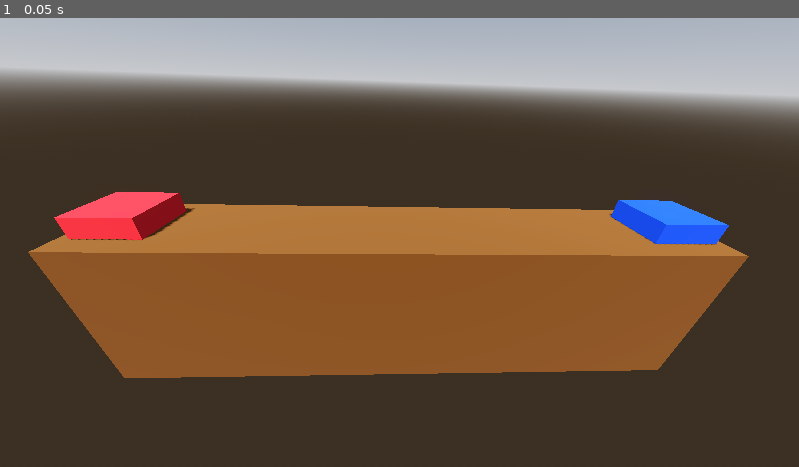
Above: before the commit, frame 1.
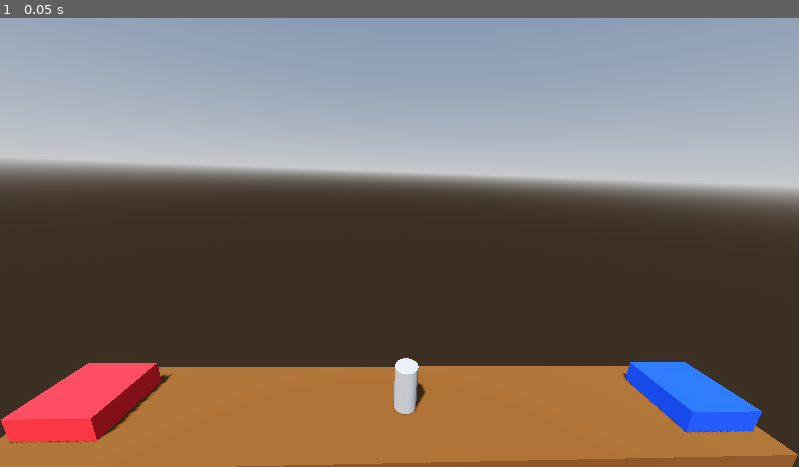
Above: after the commit, the same moment.

Repository: thisguymartin/ProjectBoost
Game: Godot game, scene res://Level.tscn
Two runs of this game, one before a commit and one after it. Both use one fixed random seed, a clock stepped at 60 frames per second and the inputs below. This scene is started directly instead of the project's main scene.
Inputs:
- Up to frame 1 (0.05 s): no input

The runs differ from the first frame. In frame 1, 88% of the frame differs, in the area x 0-100%, y 0-100%.

Commit message:
chore: add child componnet

Diff:
--- a/Level.tscn
+++ b/Level.tscn
@@ -1,4 +1,6 @@
-[gd_scene load_steps=7 format=3 uid="uid://cfxc5nwgyoiqd"]
+[gd_scene load_steps=8 format=3 uid="uid://cfxc5nwgyoiqd"]
+
+[ext_resource type="PackedScene" uid="uid://bkwkl4n2s3fd7" path="res://player.tscn" id="1_w4myg"]
 
 [sub_resource type="ProceduralSkyMaterial" id="ProceduralSkyMaterial_btymt"]
 sky_horizon_color = Color(0.64625, 0.65575, 0.67075, 1)
@@ -50,5 +52,8 @@
 material = SubResource("StandardMaterial3D_ub5cw")
 
 [node name="Camera3D" type="Camera3D" parent="."]
-transform = Transform3D(-0.998775, 0.00774902, 0.0488636, 0.0313616, 0.863036, 0.504169, -0.0382642, 0.505084, -0.862222, 1.06271, 6.20249, -12.1361)
+transform = Transform3D(-0.998279, 0.0227137, 0.0540677, 0.0354925, 0.967933, 0.24869, -0.0466852, 0.250181, -0.967073, 1.063, 10, -10)
 fov = 78.2633
+
+[node name="Player" parent="." instance=ExtResource("1_w4myg")]
+transform = Transform3D(1, 0, 0, 0, 1, 0, 0, 0, 1, 0, 1.02392, 0)
--- a/player.tscn
+++ b/player.tscn
@@ -1,3 +1,8 @@
-[gd_scene format=3 uid="uid://bkwkl4n2s3fd7"]
+[gd_scene load_steps=2 format=3 uid="uid://bkwkl4n2s3fd7"]
+
+[sub_resource type="CylinderMesh" id="CylinderMesh_lc7ax"]
 
 [node name="Player" type="Node3D"]
+
+[node name="MeshInstance3D" type="MeshInstance3D" parent="."]
+mesh = SubResource("CylinderMesh_lc7ax")
